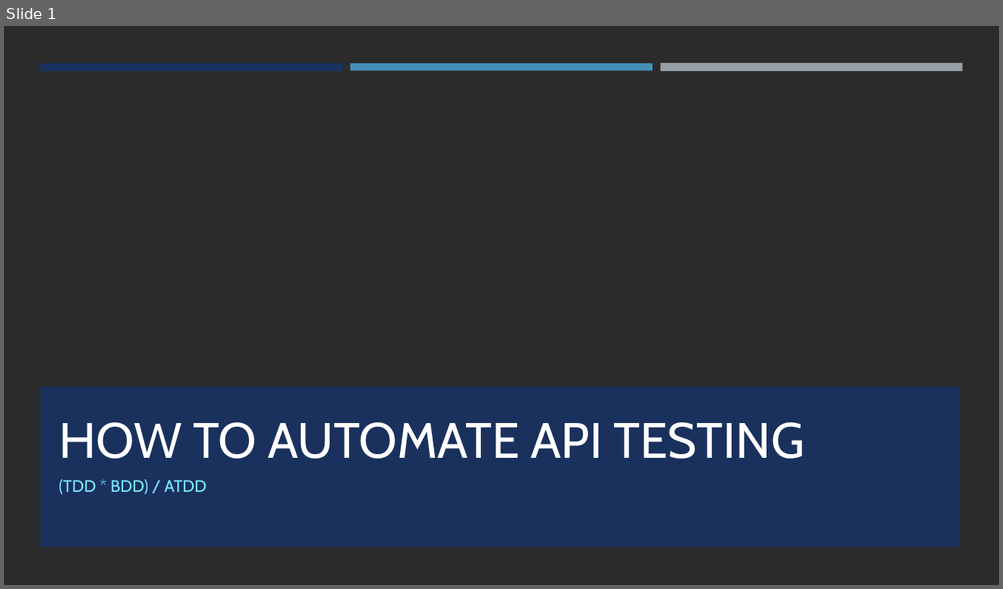
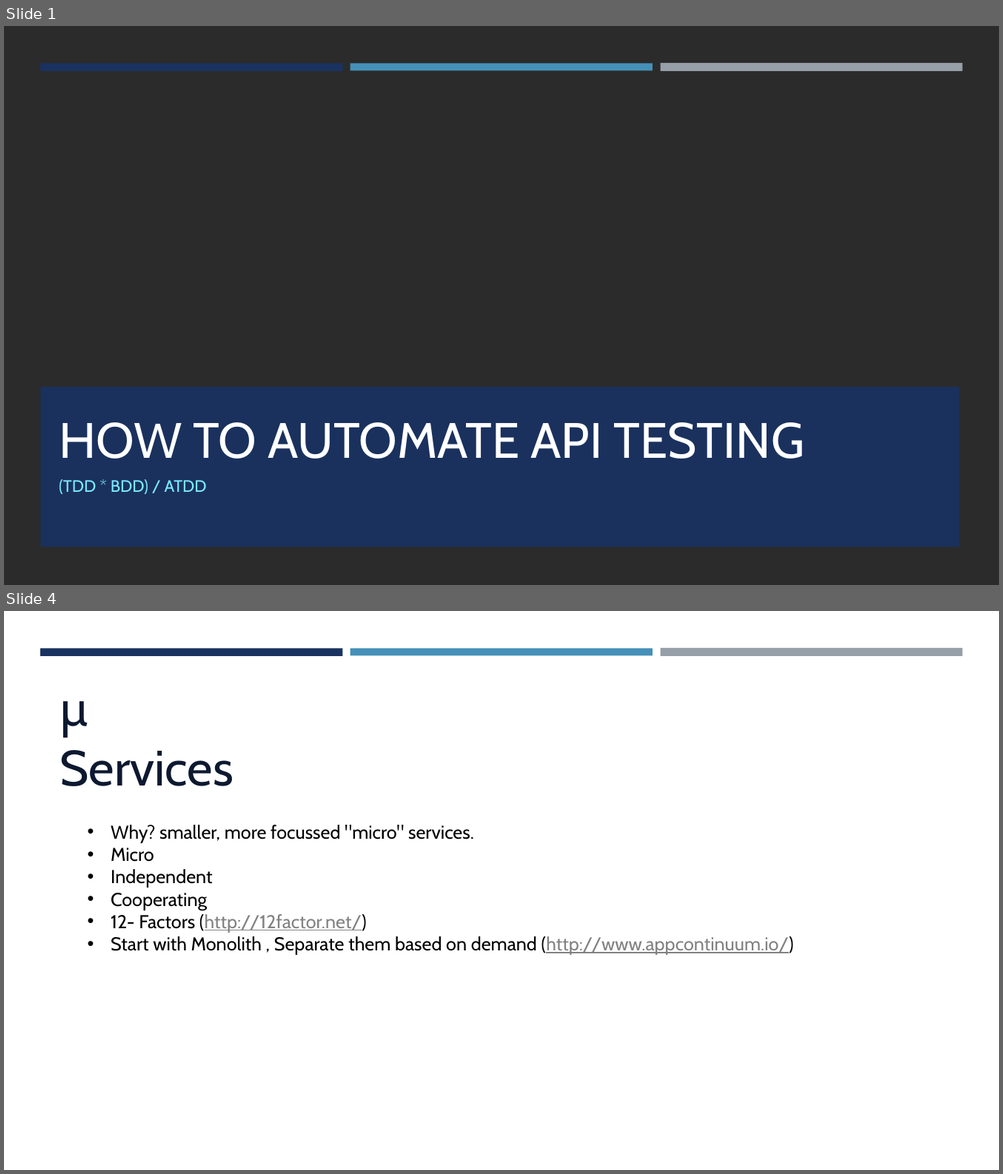
Before and after one commit to jkcpavan/coreTDD, a slide deck: How to Automate API Testing.pptx. Shown one above the other, each under a label of ours: slide 1 before the commit, slides 1 and 4 after it; the slides between them are not shown. The pictures are 1003x589 and 1003x1174 pixels, drawn with LibreOffice and Linux fonts; fonts in the diff are those of the drawing; background and template pictures are left out; a plain dark background stands for a picture behind light text. Boxes give left, top, right and bottom in pixels: in the first picture for what was removed or moved away, otherwise in the second. Text is boxed around its words. In the diff, an @@ line names an element or a change of style, - is before the commit and + after.

```diff
--- a/How to Automate API Testing.pptx
+++ b/How to Automate API Testing.pptx
@@ slide 4 added at (4, 611, 999, 1170), background #FFFFFF @@
@@ rectangle added at (40, 648, 343, 655), fill #1A3260 @@
@@ rectangle added at (350, 648, 652, 655), fill #4590B8 @@
@@ rectangle added at (660, 648, 962, 657), fill #969FA7 @@
@@ text added at (60, 701, 233, 786), 48 pt, text #0D1930 @@
+µ Services
@@ text added at (111, 825, 794, 955), 18 pt, text #000000 @@
+• Why? smaller, more focussed "micro" services.
+• Micro
+• Independent
+• Cooperating
+• 12- Factors (http://12factor.net/)
+• Start with Monolith , Separate them based on demand (http://www.appcontinuum.io/)
```
Also in this commit, not shown: 12 other slides added, 4 slides removed.
